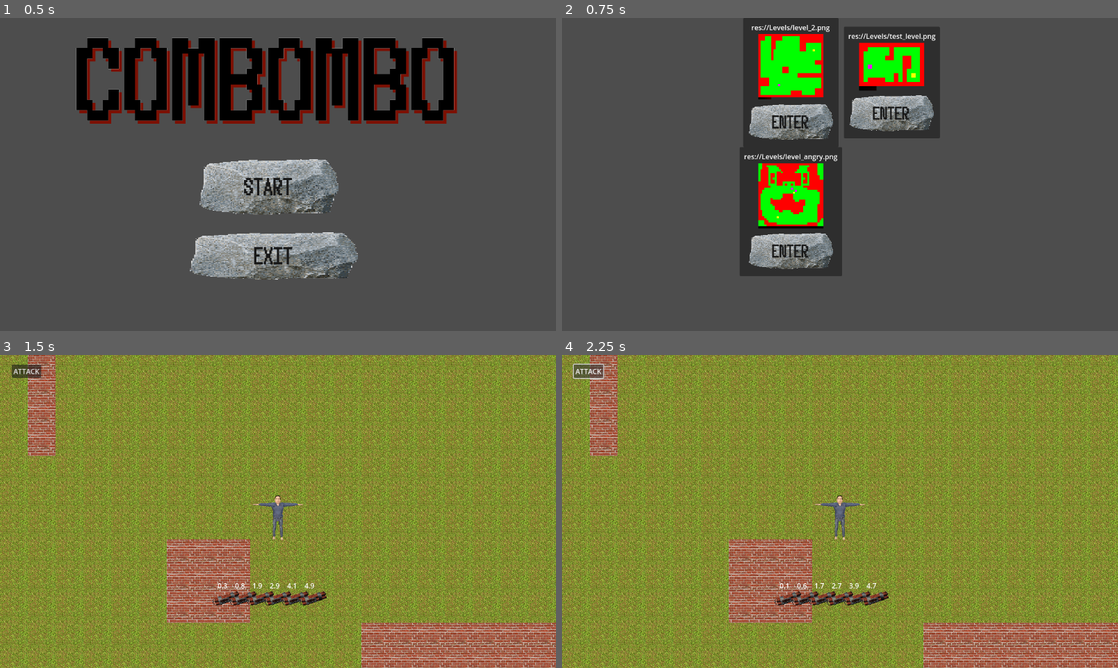
Above: before the commit, frames 1-4 (two rows, left to right).
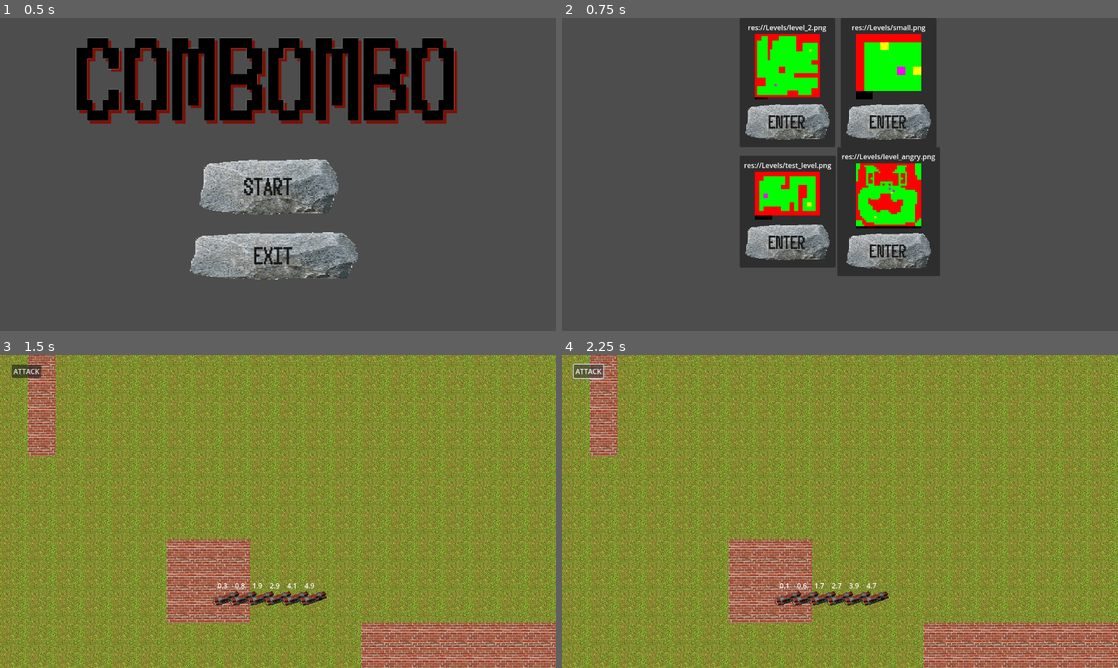
Above: after the commit, the same moments.

Repository: MaxWesterlund/Combombo
Game: Godot game, scene res://Scenes/Menus/Menu.tscn
Same seed, same stepped clock (60 frames per second), same inputs: the game is played once before the commit and once after it.
Inputs (mouse positions are in pixels of both pictures, inside the frame that each line leads up to):
- Up to frame 1 (0.5 s): no input
- Up to frame 2 (0.75 s): click (828, 187) at 0.5 s
- Up to frame 3 (1.5 s): click (227, 458) at 1.27 s
- Up to frame 4 (2.25 s): click "ATTACK" at 2 s

Frame 1 is identical in both runs. In frame 2, 18% of the frame differs, in the area x 32-68%, y 0-83%; in frame 3, 0.3%; in frame 4, 0.3%.

Commit message:
you win

Diff:
--- /dev/null
+++ b/Scenes/goal_area.gd
@@ -0,0 +1,7 @@
+extends Area2D
+
+func _on_body_entered(body):
+	Globals.parts_of_player_in_goal += 1
+
+func _on_body_exited(body):
+	Globals.parts_of_player_in_goal -= 1
--- /dev/null
+++ b/Scenes/goal_area.tscn
@@ -0,0 +1,15 @@
+[gd_scene load_steps=3 format=3 uid="uid://b7t5qcna4ee7m"]
+
+[ext_resource type="Script" path="res://Scenes/goal_area.gd" id="1_hoj4s"]
+
+[sub_resource type="RectangleShape2D" id="RectangleShape2D_2t11s"]
+
+[node name="GoalArea" type="Area2D"]
+collision_layer = 0
+script = ExtResource("1_hoj4s")
+
+[node name="CollisionShape2D" type="CollisionShape2D" parent="."]
+shape = SubResource("RectangleShape2D_2t11s")
+
+[connection signal="body_entered" from="." to="." method="_on_body_entered"]
+[connection signal="body_exited" from="." to="." method="_on_body_exited"]
--- a/Scenes/main.tscn
+++ b/Scenes/main.tscn
@@ -2,10 +2,10 @@
 
 [ext_resource type="Script" path="res://Scripts/attack_button.gd" id="2_g2qk1"]
 [ext_resource type="Script" path="res://Scripts/bomb_mover.gd" id="2_iy5b7"]
-[ext_resource type="PackedScene" path="res://Scenes/map_generator.tscn" id="5_t57r2"]
-[ext_resource type="PackedScene" path="res://Scenes/last_attack.tscn" id="6_m456q"]
-[ext_resource type="PackedScene" path="res://Scenes/main_camera.tscn" id="6_tlvpa"]
-[ext_resource type="Texture2D" uid="uid://dtwrd7pgfv5fn" path="res://Sprites/background.png" id="6_vuw80"]
+[ext_resource type="PackedScene" uid="uid://chs0dpfphsi52" path="res://Scenes/map_generator.tscn" id="5_t57r2"]
+[ext_resource type="PackedScene" uid="uid://b5hcj7p6h2ebw" path="res://Scenes/last_attack.tscn" id="6_m456q"]
+[ext_resource type="Script" path="res://Scenes/win_text.gd" id="6_sd38f"]
+[ext_resource type="PackedScene" uid="uid://bil1p3w5to756" path="res://Scenes/main_camera.tscn" id="6_tlvpa"]
 
 [node name="Main" type="Node2D"]
 
@@ -29,20 +29,18 @@
 text = "ATTACK"
 script = ExtResource("2_g2qk1")
 
-[node name="Background" type="CanvasLayer" parent="."]
-layer = -1
-
-[node name="MarginContainer" type="MarginContainer" parent="Background"]
-anchors_preset = 15
-anchor_right = 1.0
-anchor_bottom = 1.0
-offset_right = 380.0
-offset_bottom = 216.0
+[node name="Label" type="Label" parent="CanvasLayer"]
+visible = false
+anchors_preset = -1
+anchor_left = 0.5
+anchor_top = 0.5
+anchor_right = 0.5
+anchor_bottom = 0.5
 grow_horizontal = 2
 grow_vertical = 2
-
-[node name="TextureRect" type="TextureRect" parent="Background/MarginContainer"]
-layout_mode = 2
-texture = ExtResource("6_vuw80")
+theme_override_font_sizes/font_size = 50
+text = "you have won. but at what cost?"
+horizontal_alignment = 1
+script = ExtResource("6_sd38f")
 
 [connection signal="pressed" from="CanvasLayer/AttackButton" to="CanvasLayer/AttackButton" method="_on_pressed"]
--- a/Scenes/map_generator.gd
+++ b/Scenes/map_generator.gd
@@ -2,6 +2,7 @@
 
 var bomb = preload("res://Scenes/bombo.tscn")
 var player = preload("res://Scenes/player.tscn")
+var goal_area = preload("res://Scenes/goal_area.tscn")
 
 @onready var camera = get_node("/root/Main/MainCamera")
 
@@ -32,11 +33,19 @@
 		for x in range(level_size.x):
 			var color01 = image.get_pixel(x, y)
 			var color = Color8(color01.r8, color01.g8, color01.b8, color01.a8)
-			set_cell(0, Vector2i(x, y) - level_size/2, 0, atlas_coords_from_color(color))
+			var tile_positon = Vector2i(x, y) - level_size/2
+			set_cell(0, tile_positon, 0, atlas_coords_from_color(color))
+			var tile_local_world_position = map_to_local(tile_positon)
 			if color == TILE_IMG_COLOR.start:
 				has_start = true
-				pp = position
+				pp = tile_local_world_position
+			elif color == TILE_IMG_COLOR.goal:
+				var goal_area_node = goal_area.instantiate()
+				goal_area_node.position = tile_local_world_position
+				goal_area_node.get_node("CollisionShape2D").shape.size = tile_set.tile_size
+				add_child(goal_area_node)
 	if has_start:
+		print(pp)
 		var player = player.instantiate()
 		player.position = pp
 		add_child(player)
--- a/Scenes/player.gd
+++ b/Scenes/player.gd
@@ -3,14 +3,33 @@
 const max_distance_multiplier = 4
 var distance_that_will_max_mult = 40
 
+var bombing_started_time: float
+
 var bombs_exploded = 0
+var all_bombs_exploded = false
+var has_won = false
+
+var elapsed_time = 0.0
 
 func _ready():
 	Events.bomb_exploded_at_player.connect(get_exploded_at)
+	Events.all_bombs_exploded_and_finished.connect(on_all_bombs_exploded_and_finished)
+	Events.attack.connect(on_attack)
 	Globals.player_position = position
 
 func _process(delta):
+	elapsed_time += delta
 	Globals.player_position = position
+	if not has_won and all_bombs_exploded and linear_velocity.length() <= 0.1 and Globals.parts_of_player_in_goal > 0:
+		linear_velocity = Vector2.ZERO
+		has_won = true
+		Events.player_won.emit(elapsed_time - bombing_started_time)
+
+func on_attack():
+	bombing_started_time = elapsed_time
+
+func on_all_bombs_exploded_and_finished():
+	all_bombs_exploded = true
 
 func get_exploded_at(origin: Vector2, size: float):
 	add_explode_force(origin, size)
@@ -23,3 +42,8 @@
 		max_distance_multiplier
 	)
 	apply_force(direction * size * distance_multiplier)
+
+func _on_body_entered(body):
+	#print("enter")
+	#print(body)
+	pass
--- a/Scenes/player.tscn
+++ b/Scenes/player.tscn
@@ -21,10 +21,13 @@
 height = 22.0
 
 [node name="Player" type="RigidBody2D"]
-collision_mask = 2
+collision_mask = 10
 mass = 50.0
 gravity_scale = 0.0
+can_sleep = false
 continuous_cd = 2
+max_contacts_reported = 10
+contact_monitor = true
 script = ExtResource("1_k51hv")
 
 [node name="Sprite2D" type="Sprite2D" parent="."]
@@ -37,9 +40,12 @@
 
 [node name="RightArm" type="RigidBody2D" parent="."]
 position = Vector2(11, -14)
-collision_mask = 2
+collision_mask = 10
 gravity_scale = 0.0
+can_sleep = false
 continuous_cd = 2
+max_contacts_reported = 10
+contact_monitor = true
 
 [node name="CollisionShape2D" type="CollisionShape2D" parent="RightArm"]
 position = Vector2(20, -2)
@@ -60,9 +66,12 @@
 
 [node name="LeftArm" type="RigidBody2D" parent="."]
 position = Vector2(-52, -14)
-collision_mask = 2
+collision_mask = 10
 gravity_scale = 0.0
+can_sleep = false
 continuous_cd = 2
+max_contacts_reported = 10
+contact_monitor = true
 
 [node name="CollisionShape2D" type="CollisionShape2D" parent="LeftArm"]
 position = Vector2(20, -2)
@@ -84,9 +93,12 @@
 
 [node name="LeftLeg" type="RigidBody2D" parent="."]
 position = Vector2(-28, 42)
-collision_mask = 2
+collision_mask = 10
 gravity_scale = 0.0
+can_sleep = false
 continuous_cd = 2
+max_contacts_reported = 10
+contact_monitor = true
 
 [node name="CollisionShape2D" type="CollisionShape2D" parent="LeftLeg"]
 position = Vector2(20, -2)
@@ -107,9 +119,12 @@
 
 [node name="RightLeg" type="RigidBody2D" parent="."]
 position = Vector2(-12, 42)
-collision_mask = 2
+collision_mask = 10
 gravity_scale = 0.0
+can_sleep = false
 continuous_cd = 2
+max_contacts_reported = 10
+contact_monitor = true
 
 [node name="CollisionShape2D" type="CollisionShape2D" parent="RightLeg"]
 position = Vector2(20, -2)
@@ -129,9 +144,12 @@
 
 [node name="Head" type="RigidBody2D" parent="."]
 position = Vector2(0, -28)
-collision_mask = 2
+collision_mask = 10
 gravity_scale = 0.0
+can_sleep = false
 continuous_cd = 2
+max_contacts_reported = 10
+contact_monitor = true
 
 [node name="CollisionShape2D" type="CollisionShape2D" parent="Head"]
 shape = SubResource("CapsuleShape2D_lityi")
@@ -145,3 +163,10 @@
 node_a = NodePath("../..")
 node_b = NodePath("..")
 disable_collision = false
+
+[connection signal="body_entered" from="." to="." method="_on_body_entered"]
+[connection signal="body_entered" from="RightArm" to="." method="_on_body_entered"]
+[connection signal="body_entered" from="LeftArm" to="." method="_on_body_entered"]
+[connection signal="body_entered" from="LeftLeg" to="." method="_on_body_entered"]
+[connection signal="body_entered" from="RightLeg" to="." method="_on_body_entered"]
+[connection signal="body_entered" from="Head" to="." method="_on_body_entered"]
--- /dev/null
+++ b/Scenes/win_text.gd
@@ -0,0 +1,11 @@
+extends Label
+
+
+# Called when the node enters the scene tree for the first time.
+func _ready():
+	Events.player_won.connect(on_won)
+
+
+func on_won(time: float):
+	text += "\ntime: %.2f" % time
+	visible = true
--- a/Scripts/events.gd
+++ b/Scripts/events.gd
@@ -7,3 +7,5 @@
 signal spawn_player(position: Vector2)
 signal bomb_press(bomb: RigidBody2D)
 signal all_bombs_exploded_and_finished
+signal player_entered_goal
+signal player_won(bombing_time: float)
--- a/Scripts/globals.gd
+++ b/Scripts/globals.gd
@@ -3,3 +3,4 @@
 var player_position: Vector2
 var number_of_bombs = 0
 var level_image: Image
+var parts_of_player_in_goal = 0
Binary file added: Levels/small.png
Not shown, added: Levels/small.png.import
Not shown, changed: todo.txt
